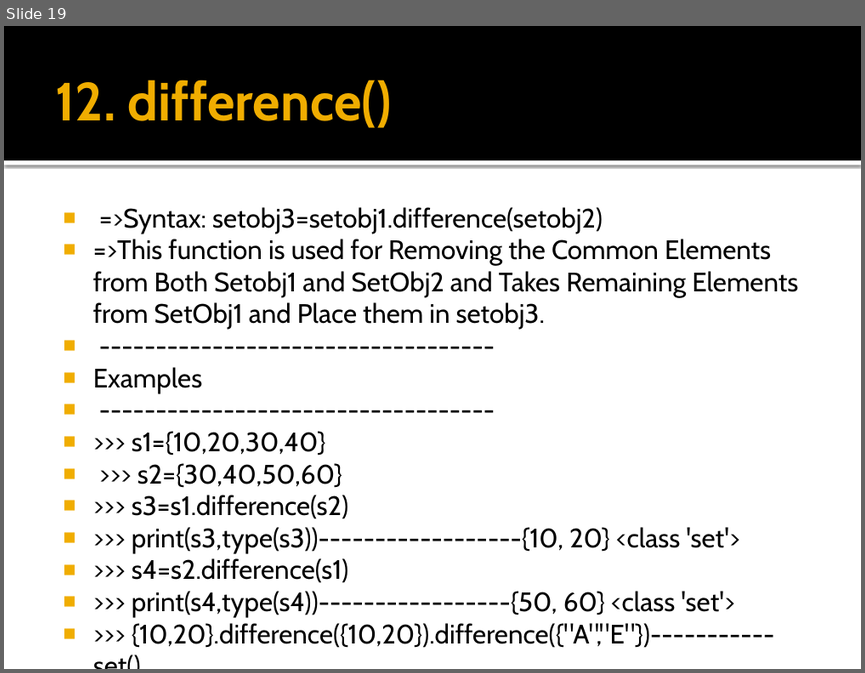
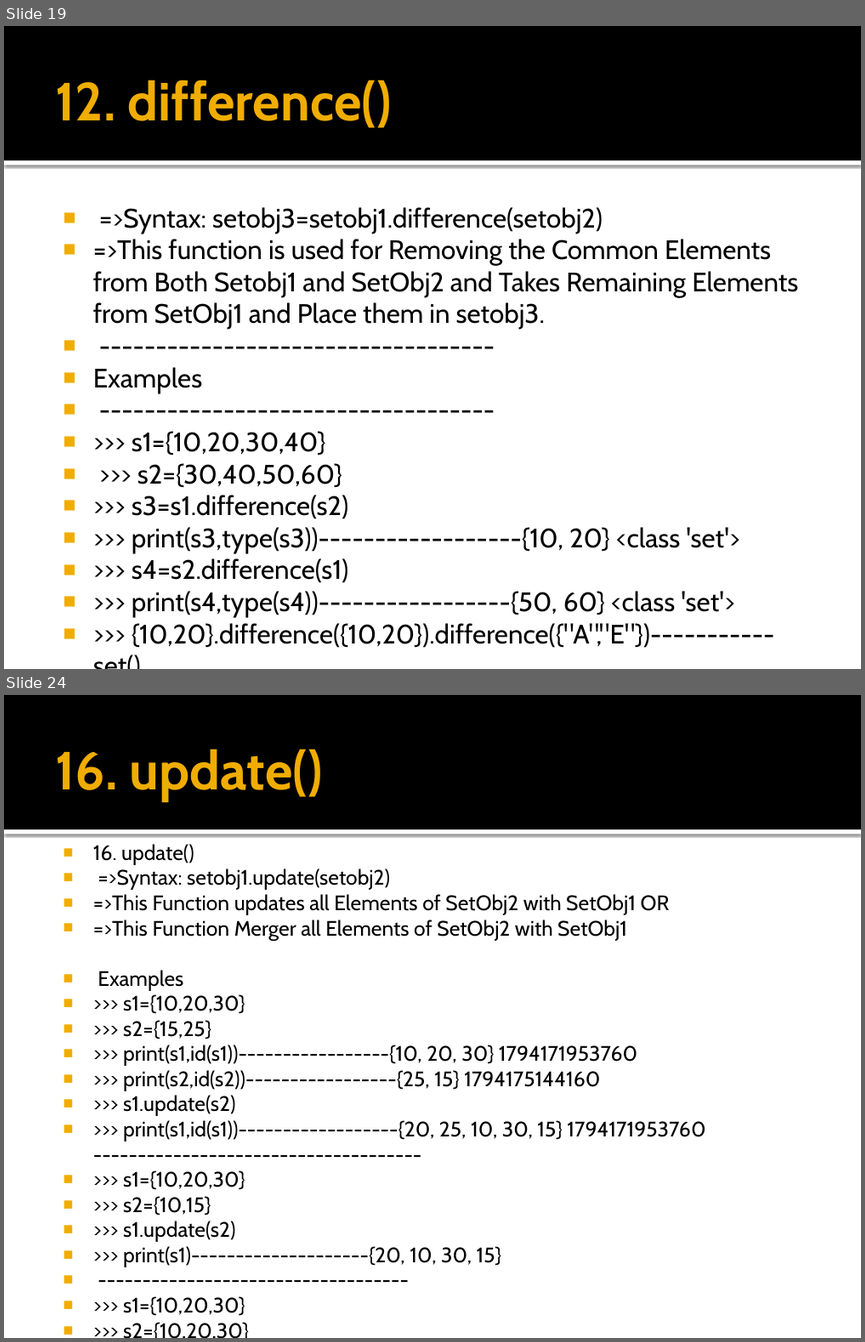
Before and after one commit to Pravesh4929/Python-Hub, a slide deck: (36)Pre-defind function in set.pptx. Shown one above the other, each under a label of ours: slide 19 before the commit, slides 19 and 24 after it; the slides between them are not shown. The pictures are 865x673 and 865x1342 pixels, drawn with LibreOffice and Linux fonts; fonts in the diff are those of the drawing. Boxes give left, top, right and bottom in pixels: in the first picture for what was removed or moved away, otherwise in the second. Text is boxed around its words. In the diff, an @@ line names an element or a change of style, - is before the commit and + after.

```diff
--- a/(36)Pre-defind function in set.pptx
+++ b/(36)Pre-defind function in set.pptx
@@ slide 24 added at box(4, 695, 861, 1338), background #FFFFFF; not listed: 2 template elements that a slide beside it also shows @@
@@ title added at box(55, 749, 323, 802), 45 pt, text #F0AD00, bold @@
+16. update()
@@ text added at box(93, 844, 705, 1315), 17.6 pt, text #000000 @@
+■ 16. update()
+■ =>Syntax: setobj1.update(setobj2)
+■ =>This Function updates all Elements of SetObj2 with SetObj1 OR
+■ =>This Function Merger all Elements of SetObj2 with SetObj1
+■ Examples
+■ >>> s1={10,20,30}
+■ >>> s2={15,25}
+■ >>> print(s1,id(s1))-----------------{10, 20, 30} 1794171953760
+■ >>> print(s2,id(s2))-----------------{25, 15} 1794175144160
+■ >>> s1.update(s2)
+■ >>> print(s1,id(s1))------------------{20, 25, 10, 30, 15} 1794171953760 -------------------------------------
+■ >>> s1={10,20,30}
+■ >>> s2={10,15}
+■ >>> s1.update(s2)
+■ >>> print(s1)--------------------{20, 10, 30, 15}
+■ -----------------------------------
+■ >>> s1={10,20,30}
+■ >>> s2={10,20,30}
+■ >>> s1.update(s2)
+■ >>> print(s1)--------------------{20, 10, 30}
```
Also in this commit, not shown: 1 slide changed, 4 other slides added, 8 other files.
